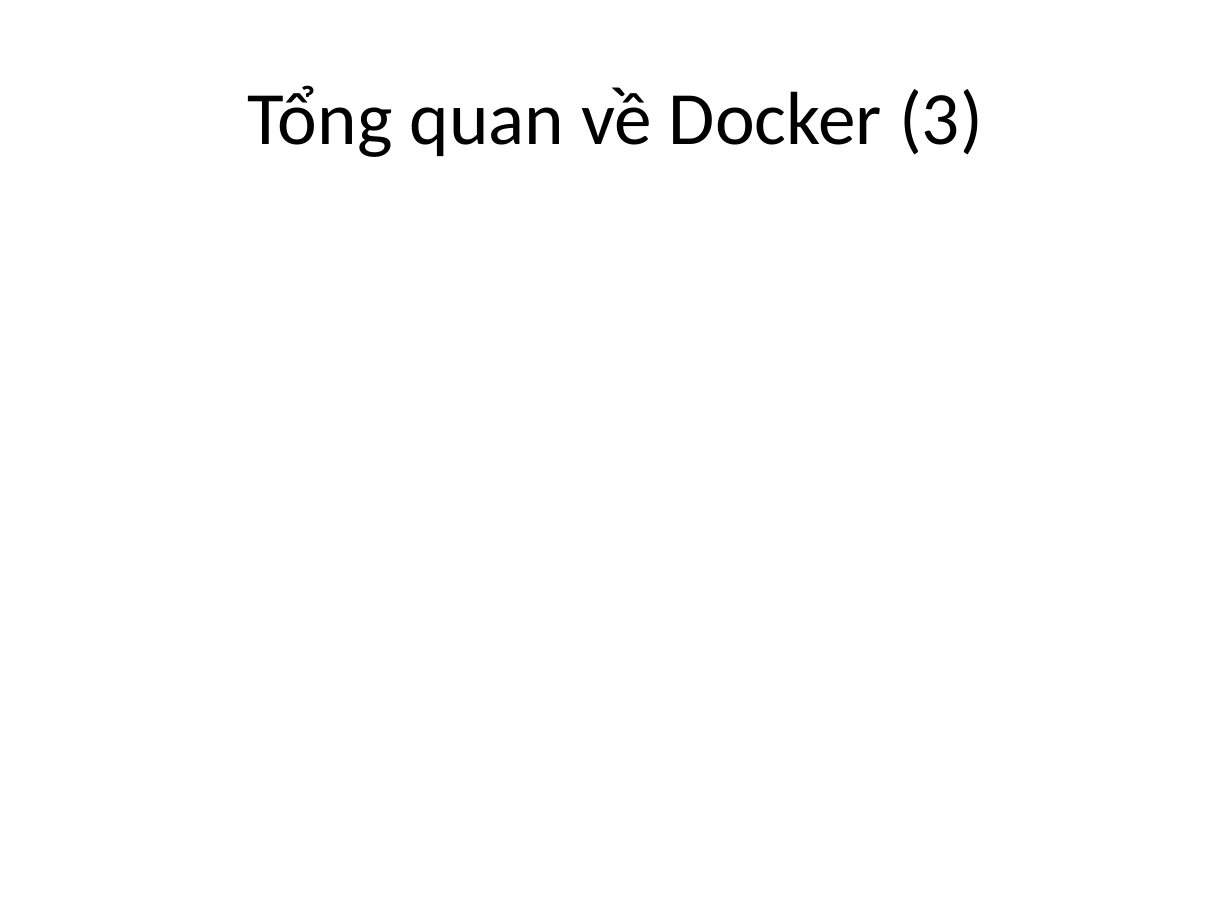
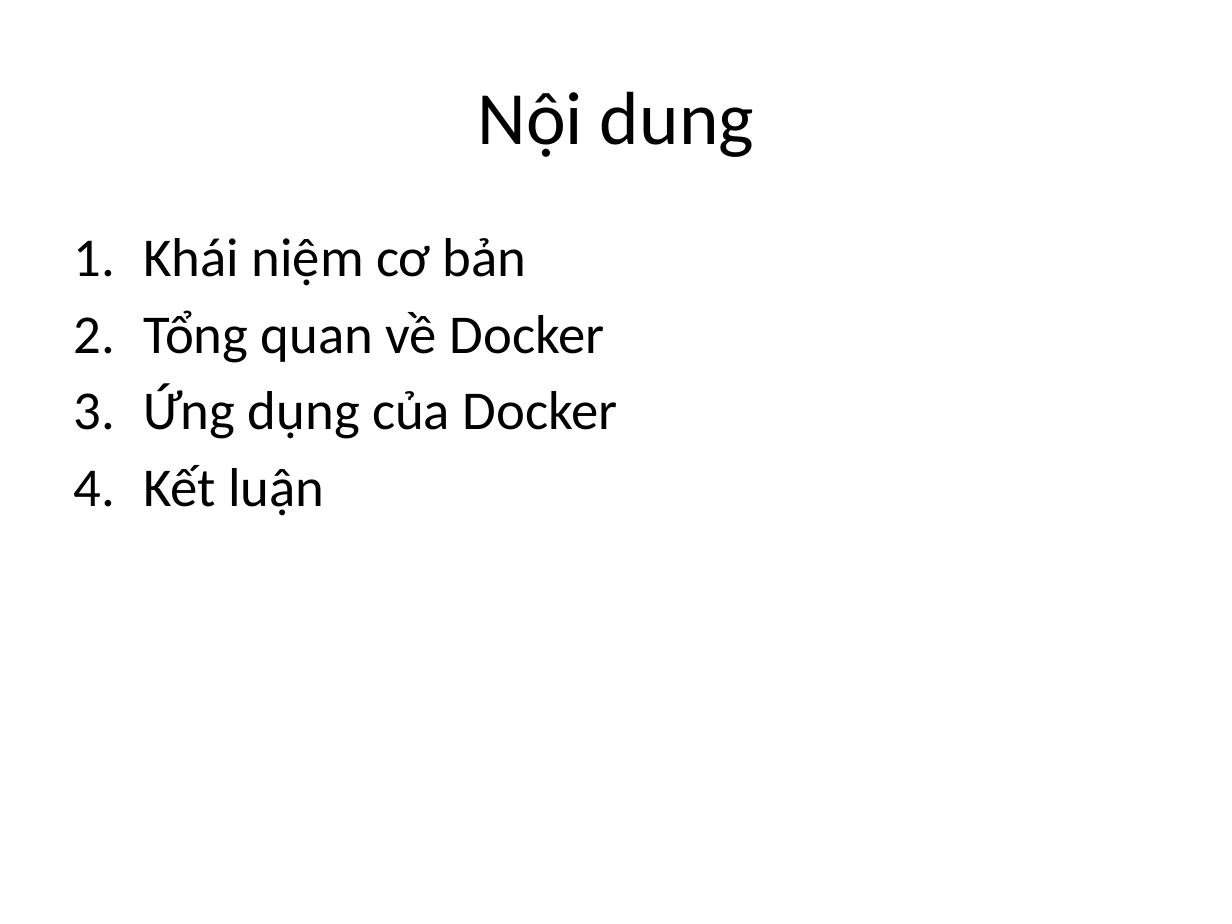
Before and after one commit to sonnv56/Mon-CVDHD-2014, a slide deck: slide 2 of Vu_Dinh_Thang/Docker.pptx (slide 6 before the commit). Drawn at 1232x924 pixels with LibreOffice and Linux fonts; fonts in the diff are those of the drawing. Boxes give left, top, right and bottom in pixels: in the first picture for what was removed or moved away, otherwise in the second. Text is boxed around its words. In the diff, an @@ line names an element or a change of style, - is before the commit and + after.

```diff
--- a/Vu_Dinh_Thang/Docker.pptx
+++ b/Vu_Dinh_Thang/Docker.pptx
@@ title at [478,91,754,157]: text changed @@
-Tổng quan về Docker (3)
+Nội dung
@@ text added at [143,238,618,516], 32 pt, text #000000 @@
+1. Khái niệm cơ bản
+2. Tổng quan về Docker
+3. Ứng dụng của Docker
+4. Kết luận
```
Also in this commit, not shown: 8 other slides changed, 1 other file.
